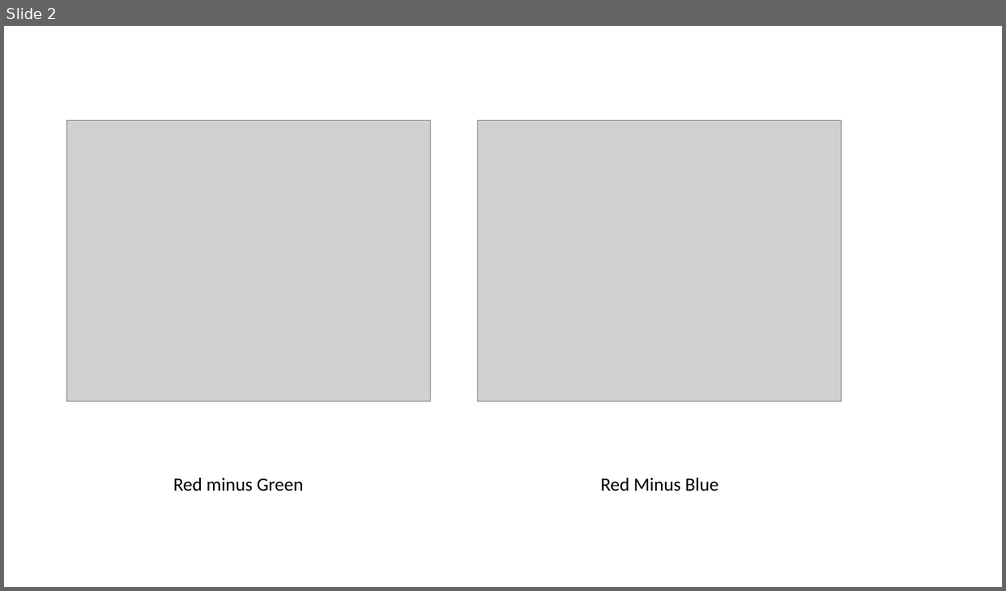
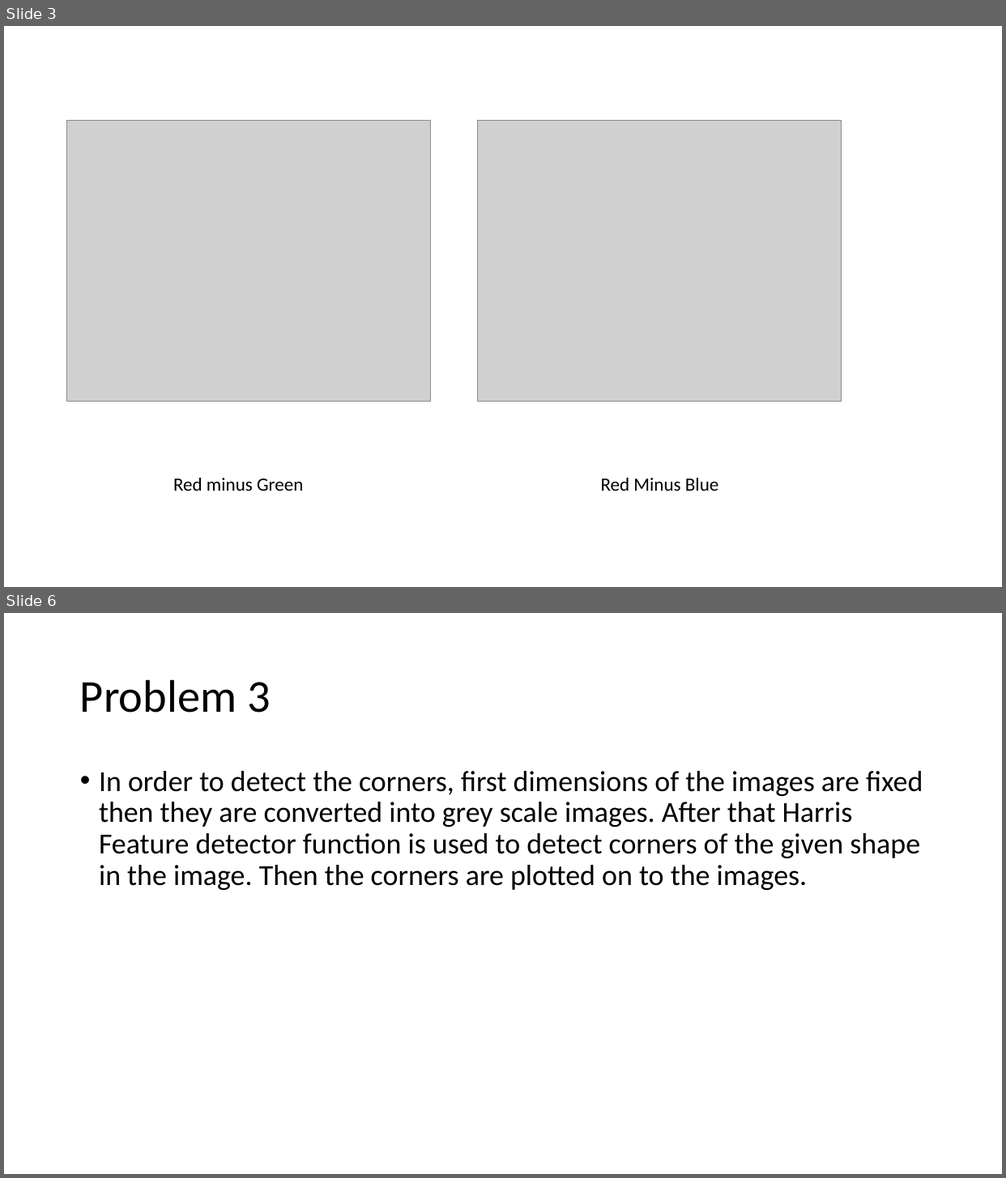
Before and after one commit to Ammartauqir/image_manipulation_MATLAB, a slide deck: ProblemReports.pptx. Shown one above the other, each under a label of ours: slide 2 before the commit, slides 3 and 6 after it; the slides between them are not shown. The pictures are 1006x591 and 1006x1178 pixels, drawn with LibreOffice and Linux fonts; fonts in the diff are those of the drawing; grey boxes stand for pictures. Boxes give left, top, right and bottom in pixels: in the first picture for what was removed or moved away, otherwise in the second. Text is boxed around its words. In the diff, an @@ line names an element or a change of style, - is before the commit and + after.

Commit message:
Completed all problems

```diff
--- a/ProblemReports.pptx
+++ b/ProblemReports.pptx
@@ slide 6 added at box(4, 613, 1002, 1174), background #FFFFFF @@
@@ title added at box(80, 679, 270, 713), 44 pt, text #000000 @@
+Problem 3
@@ text added at box(99, 771, 923, 890), 28 pt, text #000000 @@
+• In order to detect the corners, first dimensions of the images are fixed then they are converted into grey scale images. After that Harris Feature detector function is used to detect corners of the given shape in the image. Then the corners are plotted on to the images.
@@ what was slide 2 is now slide 3 @@
```
Also in this commit, not shown: 10 other slides added, 1 slide removed, 9 other files.
